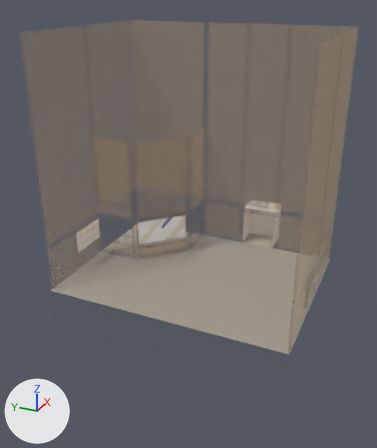
Two versions of the FBX model UntitledTrainGame/Assets/_/Database/Content/3D-Models/Station/3D_interior_station_building.fbx, one commit apart.
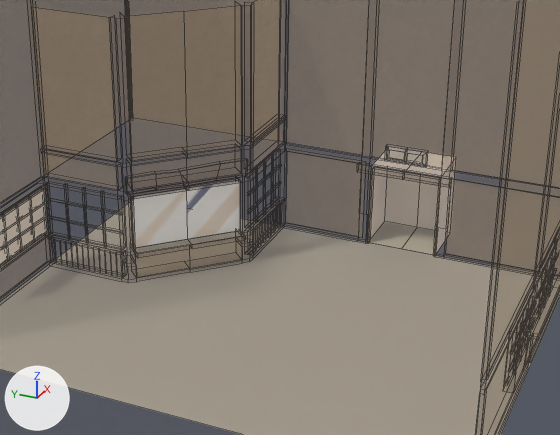
There are two pictures of each version: one whole from a 50 mm lens placed at (-29.2, -12.4, 13.9), pointed at (-0.2, 0.6, -0.6), one close up on the part from 21% to 87% of the width and 30% to 73% of the height. Every picture has the same lights, and +X, +Y and +Z are marked at lower left. The close-ups show mesh edges as thin lines. Where no turn or scale is listed for an object, it has been applied to the vertices. Vertices at the same position are counted once.

The first close-up shows 'Interior Train Station'.
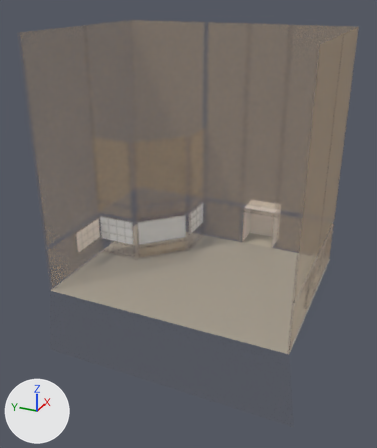
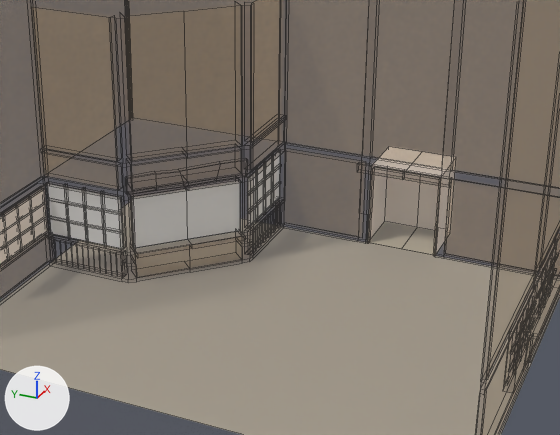
Commit message: Update Interior+Lockers Asset

The change, as a list of edits to the scene's bpy script:
```text
Add mat_mat_props_alpha:
    mat_mat_props_alpha = principled_material('Mat_Props_Alpha')
    mat_mat_props_alpha.base_color = (0.8, 0.8, 0.8)  # white #e7e7e7
Change me_cube_052:
    used by ob_interior_train_station; location = (0.0, 0.0, 0.0)
    remove me_cube_052.from_pydata(...)  # 1173 vertices, 789 faces; spans x -6.0..7.8, y -8.2..8.2, z -7.4..11.6
    add me_cube_052.from_pydata(...)  # 1154 vertices, 765 faces; spans x -6.0..7.8, y -8.7..8.7, z -9.4..11.6
    me_cube_052 part 1: the loose piece of 4 vertices spanning x 3.2..6.0, y 2.1, z -3.3..-1.4 is copied, and the copy is moved by (-0.1, 0.0, 0.0), in mat_mat_props_alpha (white #e7e7e7); it spans x 3.2..5.9, y 2.1, z -3.3..-1.4
    me_cube_052 part 2
    3 vertices are removed from x 6.0, y 1.9, z -4.4..-1.5
    9 faces are deleted
    1 vertex moves within x 6.0, y 1.9, z -1.4
    8 vertices are added at x 0.2..6.0, y 1.9..7.9, z -4.4..-1.4
    8 new faces join them, mat_m_props_color_palette
    1 new face joins them, mat_mat_props_alpha (white #e7e7e7)
    me_cube_052 part 3: 2 faces spanning x 0.3..2.9, y 2.3..4.9, z -3.3..-1.4 switch from mat_m_props_color_palette to mat_mat_props_alpha (white #e7e7e7)
```

Boxes [x1, y1, x2, y2] around the edits, measured in the close-ups (560 x 435 px; the box of a moved part takes in the faces that stretch with it):
part 1 of me_cube_052, added
    after: [248, 150, 280, 228]
part 2 of me_cube_052, moved or reshaped (not visible before)
    after: [47, 183, 123, 249]
part 3 of me_cube_052, recoloured
    both: [132, 181, 240, 246]
